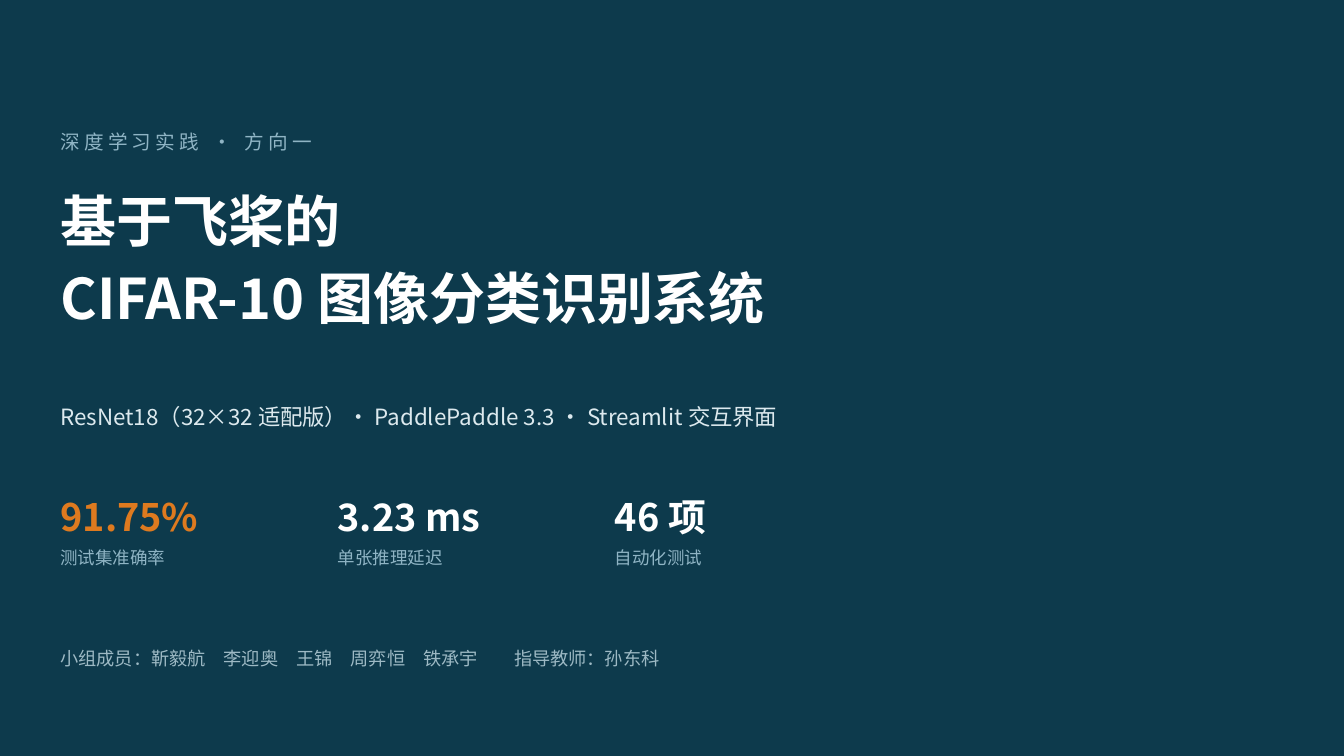
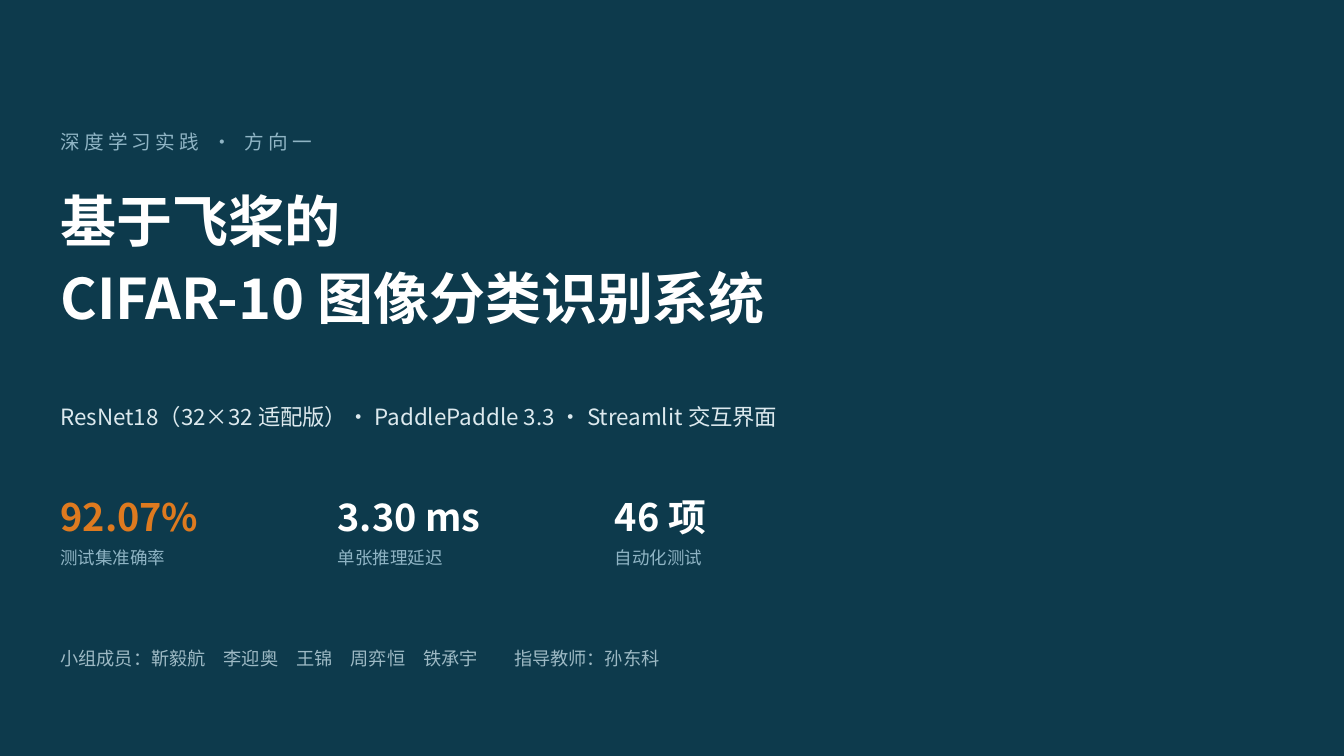
Before and after one commit to JinYihang1011/image_classification_paddle, a slide deck: slide 1 of 课程设计汇报.pptx. Drawn at 1344x756 pixels with LibreOffice and Linux fonts; fonts in the diff are those of the drawing. Boxes give left, top, right and bottom in pixels: in the first picture for what was removed or moved away, otherwise in the second. Text is boxed around its words. In the diff, an @@ line names an element or a change of style, - is before the commit and + after.

```diff
--- a/课程设计汇报.pptx
+++ b/课程设计汇报.pptx
@@ text at [60, 502, 198, 532]: text changed @@
-91.75%
+92.07%
@@ text at [338, 503, 480, 532]: text changed @@
-3.23 ms
+3.30 ms
```
Also in this commit, not shown: 7 other slides changed, 31 other files.
